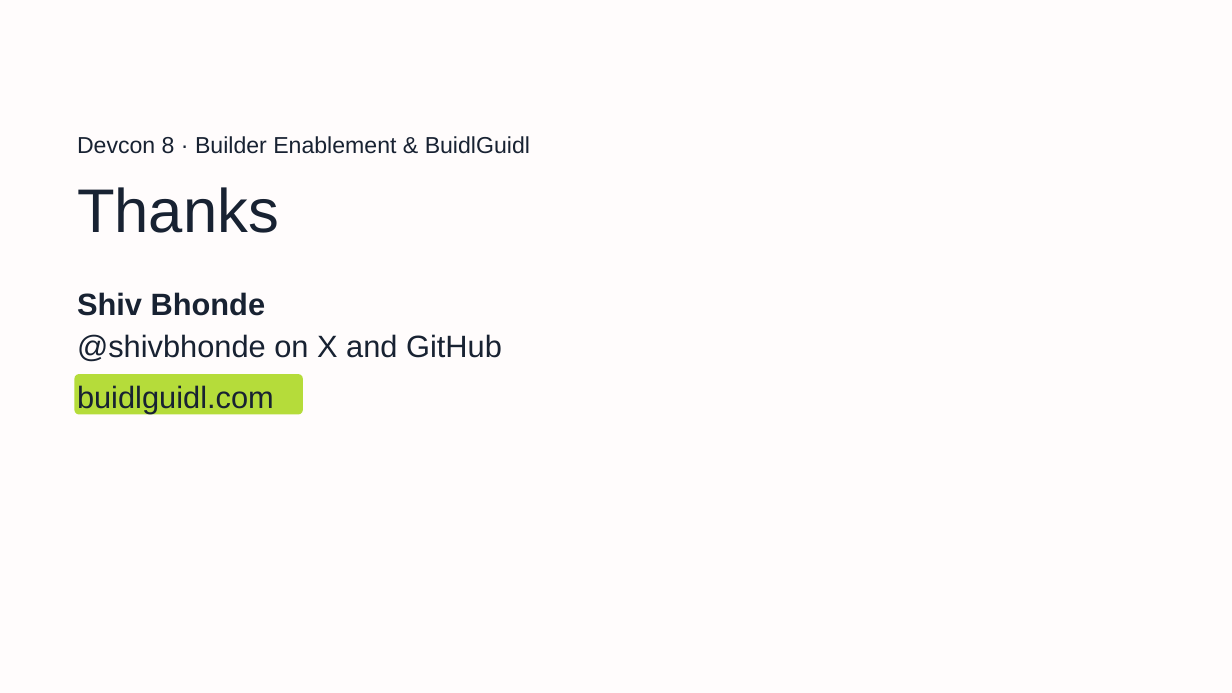
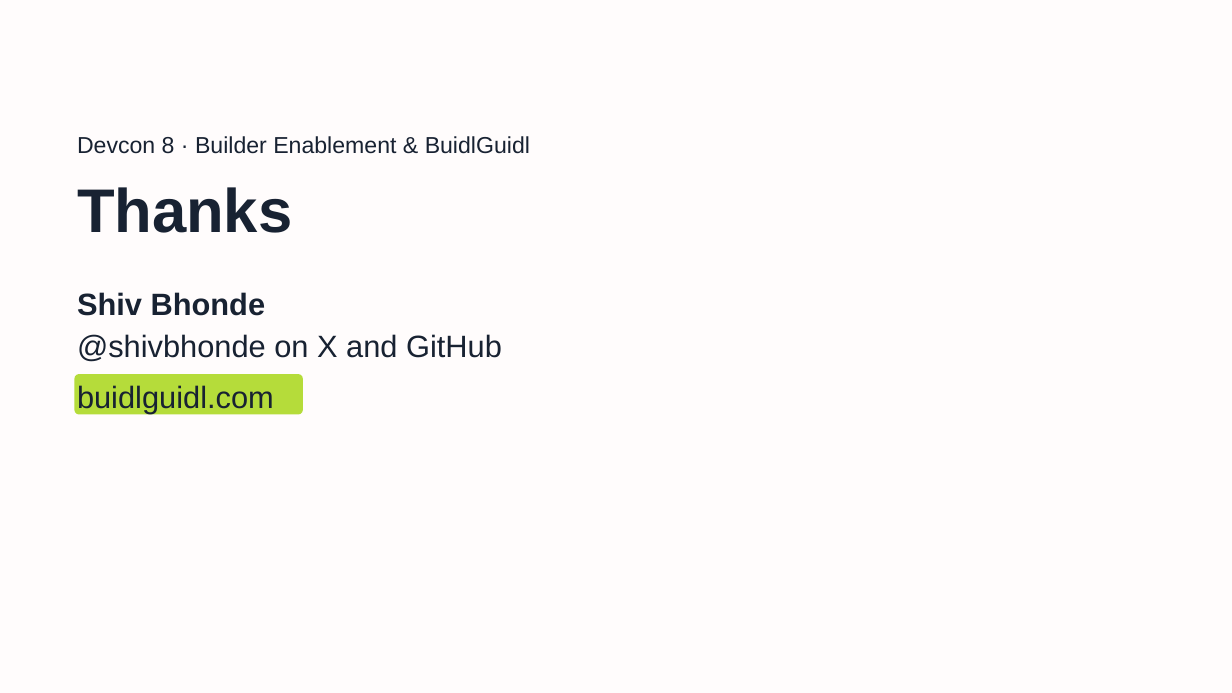
Before and after one commit to technophile-04/devcon-8-mumbai, a slide deck: slide 10 of template/buidlguidl-devcon8.pptx. Drawn at 1232x693 pixels with LibreOffice and Linux fonts; fonts in the diff are those of the drawing; background and template pictures are left out. Boxes give left, top, right and bottom in pixels: in the first picture for what was removed or moved away, otherwise in the second. Text is boxed around its words. In the diff, an @@ line names an element or a change of style, - is before the commit and + after.

```diff
--- a/template/buidlguidl-devcon8.pptx
+++ b/template/buidlguidl-devcon8.pptx
@@ title "Thanks" at (77, 187, 292, 233): bold on @@
```
Also in this commit, not shown: 10 other slides changed, 17 other files.
